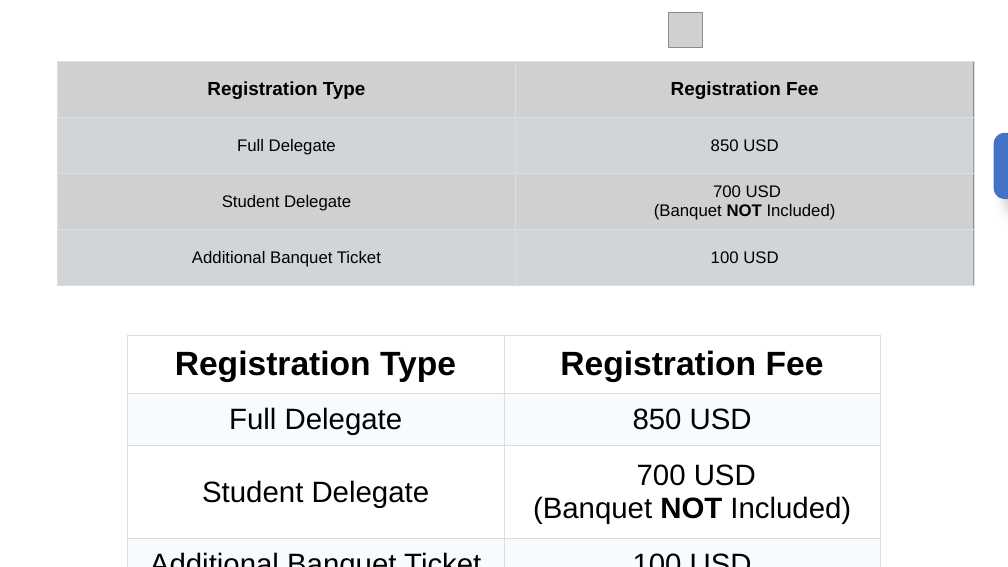
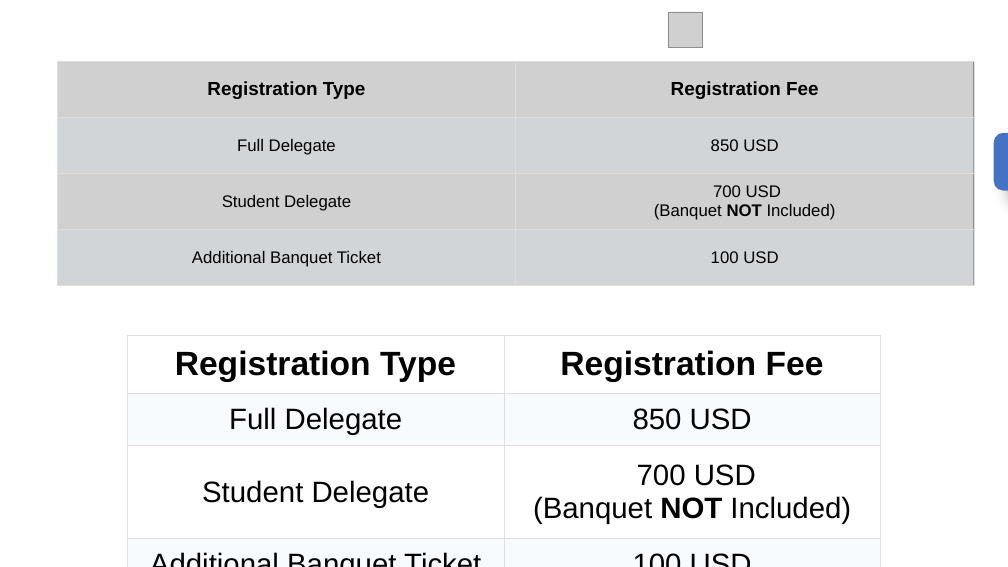
Before and after one commit to zhangxy911/zhangxy911.github.io, a slide deck: slide 4 of assets/figures.pptx. Drawn at 1008x567 pixels with LibreOffice and Linux fonts; fonts in the diff are those of the drawing; grey boxes stand for pictures; background and template pictures are left out. Boxes give left, top, right and bottom in pixels: in the first picture for what was removed or moved away, otherwise in the second. Text is boxed around its words. In the diff, an @@ line names an element or a change of style, - is before the commit and + after.

```diff
--- a/assets/figures.pptx
+++ b/assets/figures.pptx
@@ rounded rectangle "Registration Channel": place and size @@
-rounded rectangle "Registration Channel" at box(994, 133, 1008, 200)
+rounded rectangle "Registration Channel" at box(994, 133, 1008, 191)
```
Also in this commit, not shown: 1 other file.
